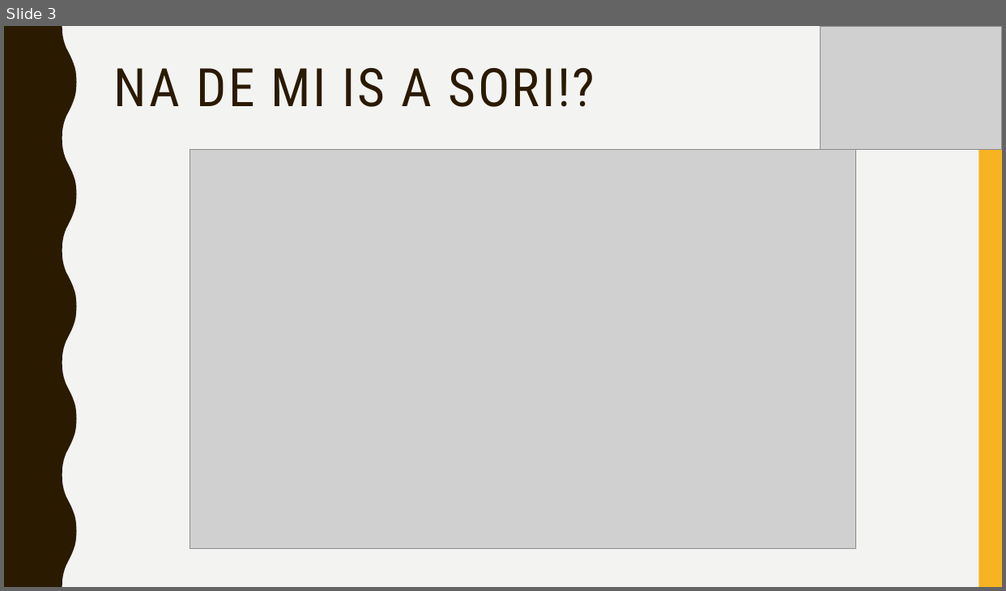
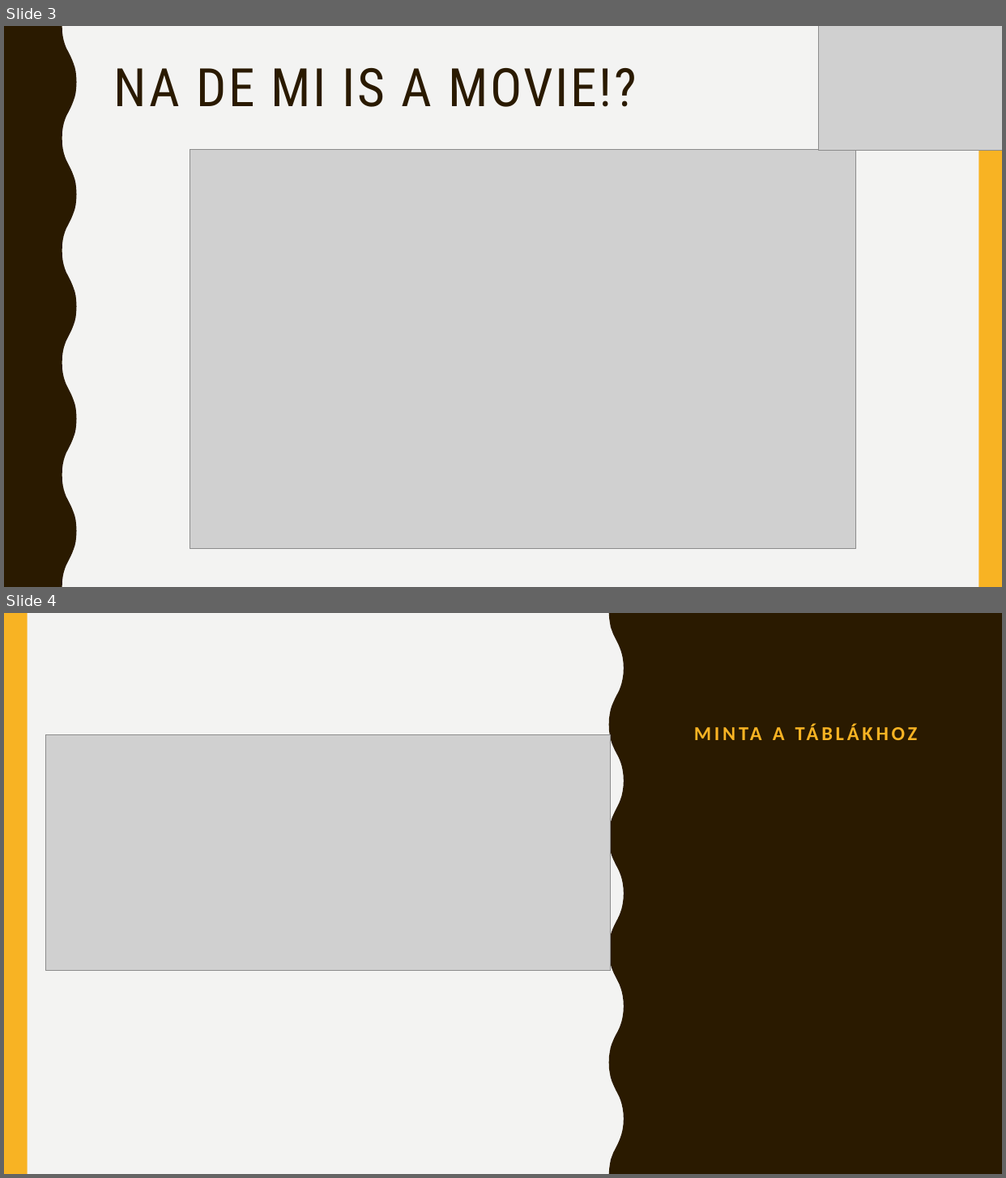
Before and after one commit to zorrrozotya/SFMproject, a slide deck: bemutato/Prezentacio.pptx. Shown one above the other, each under a label of ours: slide 3 before the commit, slides 3 and 4 after it. The pictures are 1006x591 and 1006x1178 pixels, drawn with LibreOffice and Linux fonts; fonts in the diff are those of the drawing; grey boxes stand for pictures. Boxes give left, top, right and bottom in pixels: in the first picture for what was removed or moved away, otherwise in the second. Text is boxed around its words. In the diff, an @@ line names an element or a change of style, - is before the commit and + after.

```diff
--- a/bemutato/Prezentacio.pptx
+++ b/bemutato/Prezentacio.pptx
@@ slide 4 added at [4, 613, 1002, 1174], background #F3F3F2 @@
@@ rectangle added at [4, 613, 27, 1174], fill #F8B323 @@
@@ freeform shape added at [609, 613, 1002, 1174], fill #2A1A00 @@
@@ title added at [773, 727, 785, 740], 19 pt, text #F8B323, bold @@
+MINTA A TÁBLÁKHOZ
@@ picture added at [46, 735, 611, 970] @@
@@ slide 3 changed as well @@
@@ picture added at [819, 26, 1002, 150] @@
@@ title at [114, 68, 637, 107]: text changed @@
-NA DE MI IS A SORI!?
+NA DE MI IS A MOVIE!?
```
Also in this commit, not shown: 7 other slides changed, 4 other slides added, 1 slide removed, 17 other files.
